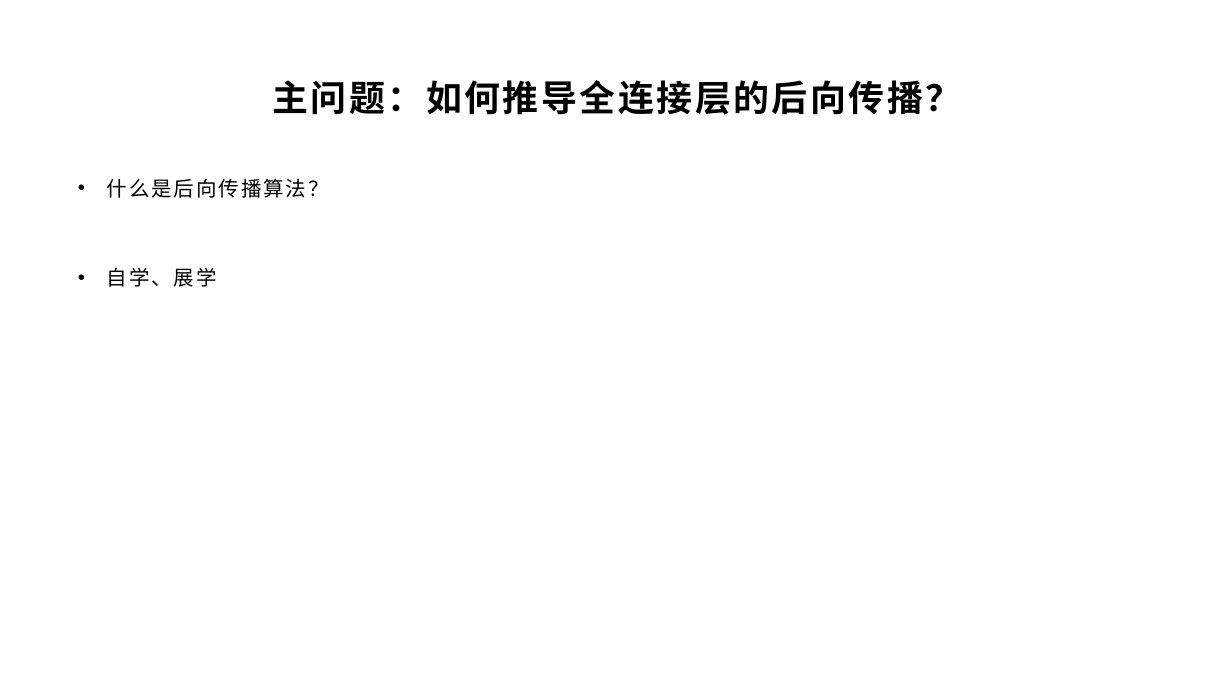
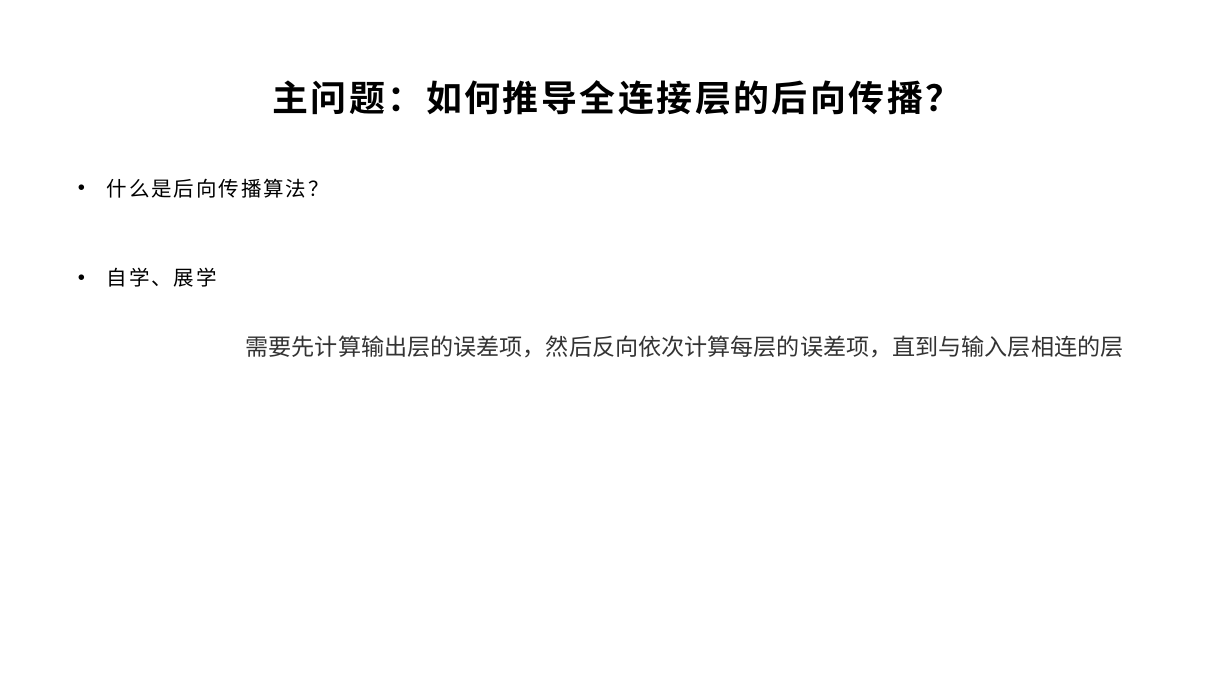
Before and after one commit to yyc-git/DeepLearningEdu, a slide deck: slide 20 of lessons/3_derivation_3/ppt/全连接层的前向和后向传播推导（下）.pptx (slide 16 before the commit). Drawn at 1232x693 pixels with LibreOffice and Linux fonts; fonts in the diff are those of the drawing; background and template pictures are left out. Boxes give left, top, right and bottom in pixels: in the first picture for what was removed or moved away, otherwise in the second. Text is boxed around its words. In the diff, an @@ line names an element or a change of style, - is before the commit and + after.

```diff
--- a/lessons/3_derivation_3/ppt/全连接层的前向和后向传播推导（下）.pptx
+++ b/lessons/3_derivation_3/ppt/全连接层的前向和后向传播推导（下）.pptx
@@ text added at (246, 335, 1124, 357), 18 pt, text #333333 @@
+需要先计算输出层的误差项，然后反向依次计算每层的误差项，直到与输入层相连的层
```
Also in this commit, not shown: 5 other slides changed, 4 slides added.
